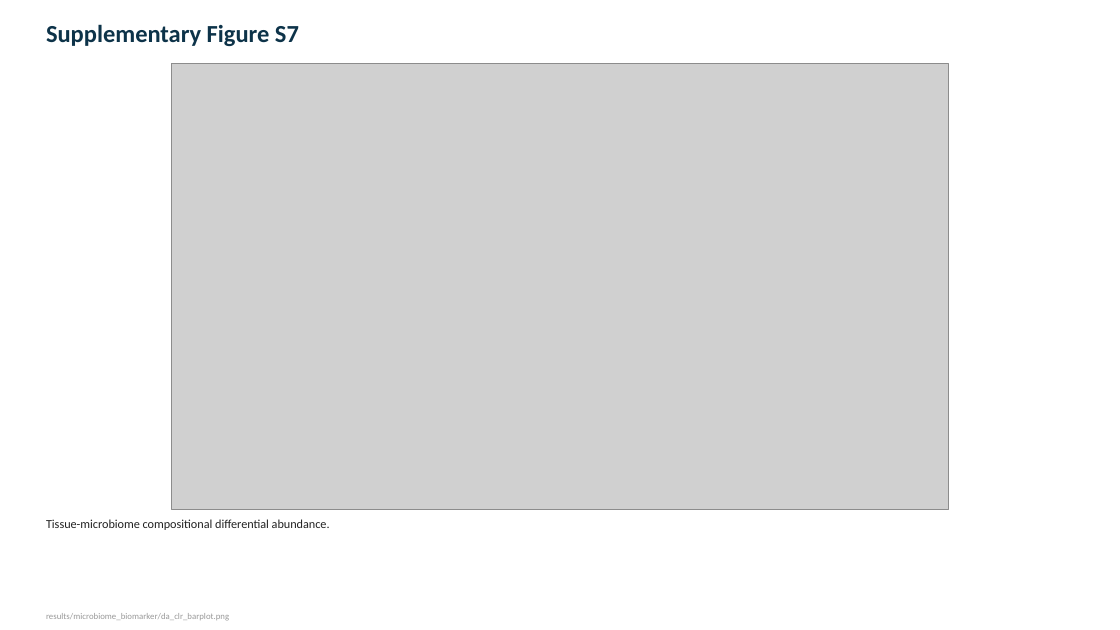
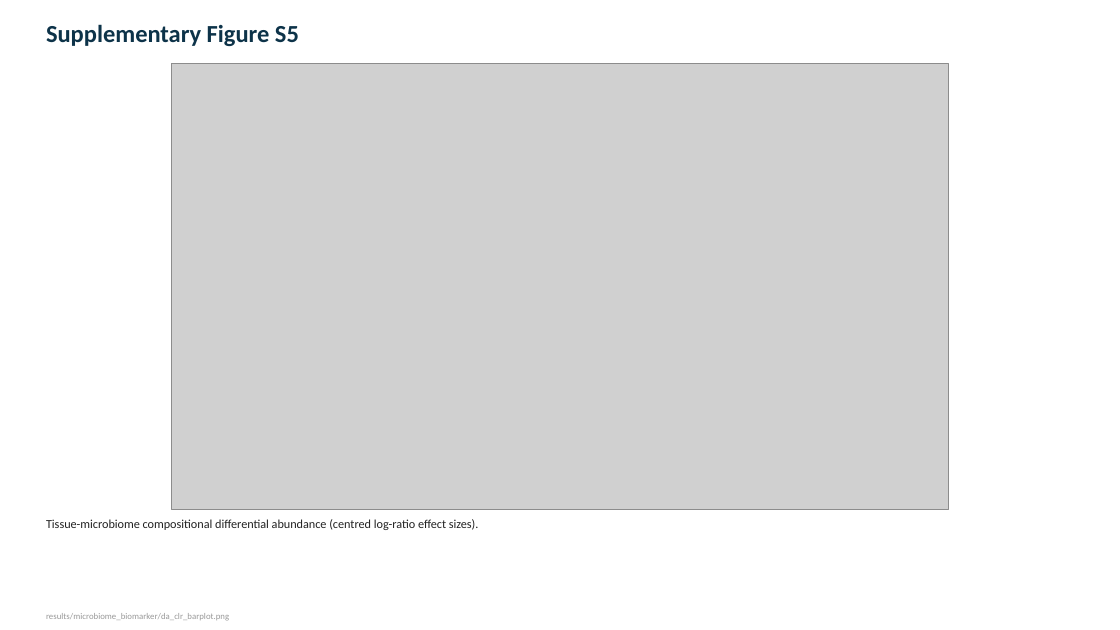
Before and after one commit to sreyacv1/GASTRIC-CANCER, a slide deck: slide 36 of FIGURES.pptx (slide 16 before the commit). Drawn at 1120x630 pixels with LibreOffice and Linux fonts; fonts in the diff are those of the drawing; grey boxes stand for pictures. Boxes give left, top, right and bottom in pixels: in the first picture for what was removed or moved away, otherwise in the second. Text is boxed around its words. In the diff, an @@ line names an element or a change of style, - is before the commit and + after.

Commit message:
Fully un-panel main figures 1-8 into 49 single-panel images; regenerate Fig1-4 panels from source

```diff
--- a/FIGURES.pptx
+++ b/FIGURES.pptx
@@ text at (46, 24, 299, 46): text changed @@
-Supplementary Figure S7
+Supplementary Figure S5
@@ text at (46, 519, 479, 530): text changed @@
-Tissue-microbiome compositional differential abundance.
+Tissue-microbiome compositional differential abundance (centred log-ratio effect sizes).
```
Also in this commit, not shown: 26 other slides changed, 23 slides added, 2 slides removed, 14 other files.
